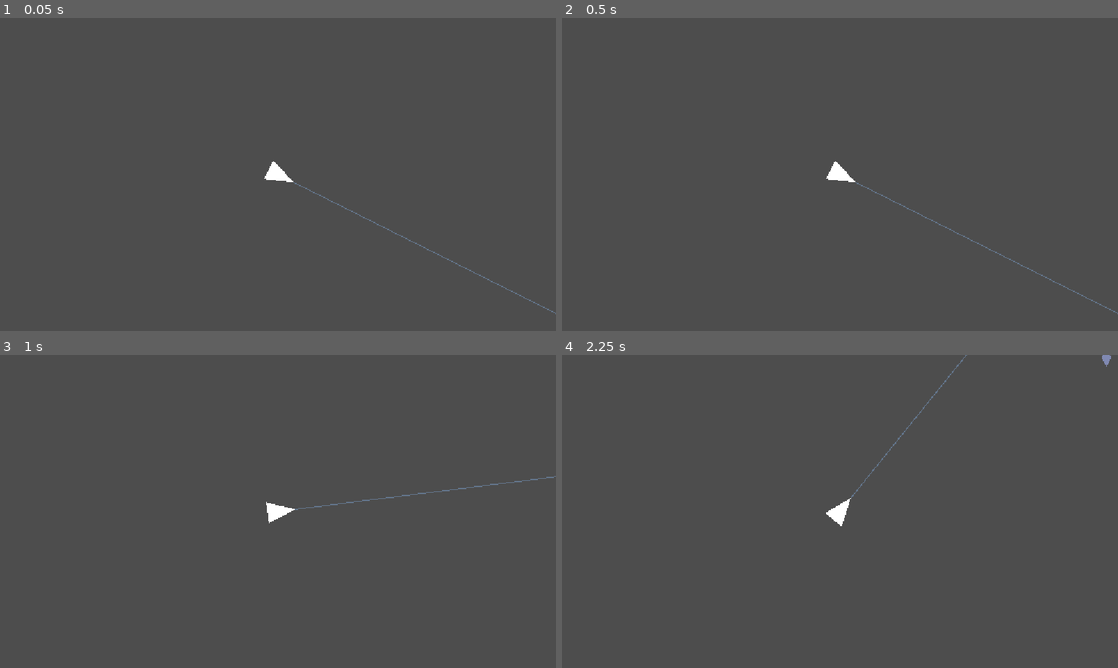
Above: before the commit, frames 1-4 (two rows, left to right).
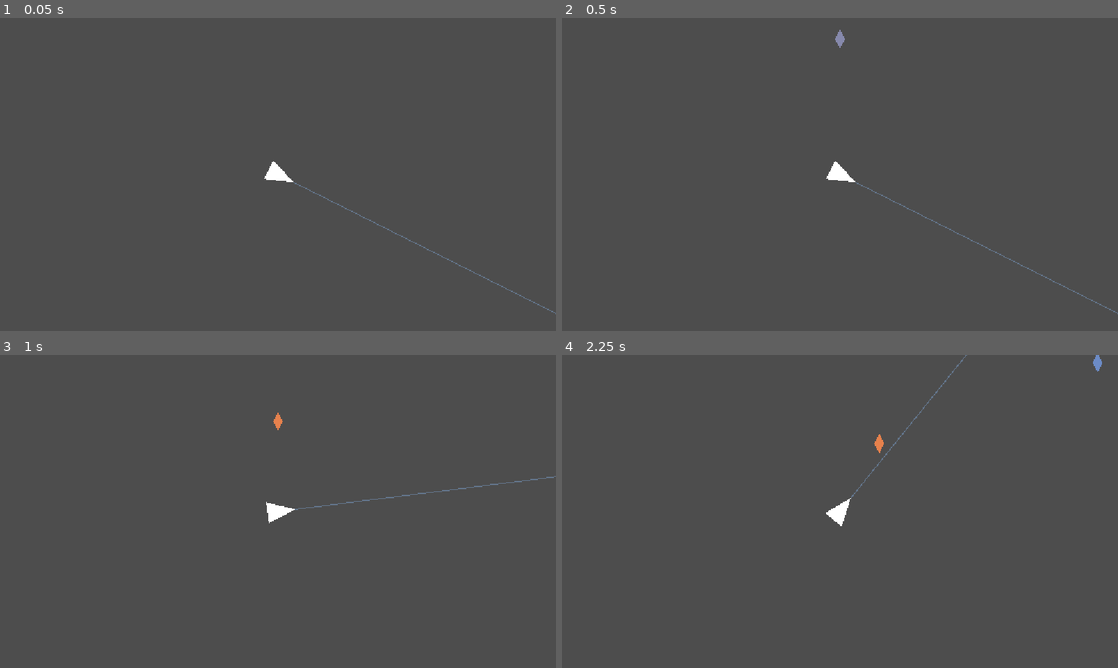
Above: after the commit, the same moments.

Repository: dreik123/MusicBullet
Game: Godot game, scene res://main.tscn
The game is run twice, just before and just after one commit, with the same random seed, the same clock (stepped at 60 frames per second) and the same inputs.
Inputs (mouse positions are in pixels of both pictures, inside the frame that each line leads up to):
- Up to frame 1 (0.05 s): no input
- Up to frame 2 (0.5 s): no input
- Up to frame 3 (1 s): tap Enter at 0.5 s; move the mouse to (400, 495) at 0.52 s; press the mouse at (400, 495) at 0.53 s
- Up to frame 4 (2.25 s): tap Space at 1.25 s; move the mouse to (728, 527) at 1.27 s; release the mouse at (728, 527) at 1.28 s; click (728, 527) at 1.35 s; move the mouse to (895, 442) at 2.02 s; press the mouse at (895, 442) at 2.03 s

Frame 1 is identical in both runs. In frame 2, less than 0.1% of the frame differs, in the area x 49-51%, y 3-10%; in frame 3, less than 0.1%; in frame 4, 0.2%, in the area x 56-99%, y 0-32%.

Commit message:
fixed wrong timing and color indication

Diff:
--- a/main.gd
+++ b/main.gd
@@ -12,6 +12,7 @@
 var recorded_notes = []
 var score = 0
 var note_travel_time = 2.0
+var level_ended = false
 
 var notes = [
 		{
@@ -19,15 +20,15 @@
 			"pitch": 60
 		},
 		{
-			"time": 0.5,
+			"time": 1.0,
 			"pitch": 62
 		},
 		{
-			"time": 1.0,
+			"time": 2.0,
 			"pitch": 64
 		},
 		{
-			"time": 1.5,
+			"time": 3.0,
 			"pitch": 62
 		},
 
@@ -38,8 +39,12 @@
 	spawn_due_notes()
 
 func _process(delta):
+	if level_ended:
+		return
+
 	music_time += delta
 	spawn_due_notes()
+	check_level_end()
 
 func spawn_due_notes():
 	while next_note_index < notes.size():
@@ -56,13 +61,24 @@
 	add_child(note)
 
 	var player_position = $Player.global_position
-	var spawn_radius = get_note_spawn_radius()
 	var spawn_angle = clamp(
 		-90.0 + (note_data["pitch"] - 60) * PITCH_ANGLE_STEP,
 		MIN_SPAWN_ANGLE,
 		MAX_SPAWN_ANGLE
 	)
-	note.global_position = player_position + Vector2.from_angle(deg_to_rad(spawn_angle)) * spawn_radius
+
+	var outward_direction = Vector2.from_angle(deg_to_rad(spawn_angle))
+	var far_outside_point = player_position + outward_direction * 5000.0
+	var viewport_rect = get_viewport_rect()
+	var entry_ratio = get_viewport_entry_ratio(far_outside_point, player_position, viewport_rect)
+
+	var spawn_point = player_position + outward_direction * get_note_spawn_radius()
+	if entry_ratio >= 0.0:
+		var boundary_point = far_outside_point.lerp(player_position, entry_ratio)
+		spawn_point = boundary_point + outward_direction * 50.0
+
+	note.global_position = spawn_point
+	note.note_speed = spawn_point.distance_to(player_position) / note_travel_time
 
 	note.setup(
 		note_data["time"] - note_travel_time,
@@ -89,3 +105,95 @@
 		)
 	)
 	return max(half_screen_diagonal, farthest_corner_distance) + NOTE_SPAWN_MARGIN
+
+func has_active_notes() -> bool:
+	for note in get_tree().get_nodes_in_group("notes"):
+		if not note.is_queued_for_deletion():
+			return true
+	return false
+
+func check_level_end():
+	if notes.is_empty():
+		end_level()
+		return
+
+	var all_spawned = next_note_index >= notes.size()
+	var none_active = not has_active_notes()
+
+	var last_note_time = notes.back()["time"]
+	var time_exceeded = music_time > last_note_time + 1.0
+
+	print("check_level_end: next_note_index=", next_note_index, " notes.size()=", notes.size(), " all_spawned=", all_spawned, " none_active=", none_active, " active_count=", get_tree().get_nodes_in_group("notes").size())
+	if (all_spawned and none_active) or time_exceeded:
+		end_level()
+
+func end_level():
+	print("end_level() called from context, level_ended was: ", level_ended)
+	level_ended = true
+	print("Level ended! Starting melody playback...")
+	play_recorded_melody()
+
+func play_recorded_melody():
+	# Wait 1.0 second for a clean transition before starting playback
+	await get_tree().create_timer(1.0).timeout
+	print("Melody playback started!")
+
+	var last_time = 0.0
+	for i in range(notes.size()):
+		var chart_note = notes[i]
+		var current_time = chart_note["time"]
+		var delay = current_time - last_time
+		if delay > 0.0:
+			await get_tree().create_timer(delay).timeout
+
+		# Check if this chart note was hit by searching in recorded_notes
+		var was_hit = false
+		for recorded in recorded_notes:
+			var orig_time = recorded["time"] - recorded["error"] + note_travel_time
+			if abs(orig_time - current_time) < 0.01 and recorded["pitch"] == chart_note["pitch"]:
+				was_hit = true
+				break
+
+		if was_hit:
+			print("Melody playback: playing pitch ", chart_note["pitch"], " at chart_time ", current_time)
+			play_melody_sound(chart_note["pitch"])
+		else:
+			print("Melody playback: silence (missed note) at chart_time ", current_time)
+
+		last_time = current_time
+	print("Melody playback finished!")
+
+func play_melody_sound(pitch: int):
+	var note_audio = $Player/NoteAudio
+	note_audio.pitch_scale = pow(2.0, (pitch - 60) / 12.0)
+	note_audio.play()
+
+func get_viewport_entry_ratio(start_position: Vector2, end_position: Vector2, viewport_rect: Rect2):
+	var delta = end_position - start_position
+	var p = [-delta.x, delta.x, -delta.y, delta.y]
+	var q = [
+		start_position.x - viewport_rect.position.x,
+		viewport_rect.end.x - start_position.x,
+		start_position.y - viewport_rect.position.y,
+		viewport_rect.end.y - start_position.y
+	]
+	var entry_ratio = 0.0
+	var exit_ratio = 1.0
+
+	for index in p.size():
+		if is_zero_approx(p[index]):
+			if q[index] < 0.0:
+				return -1.0
+			continue
+
+		var ratio = q[index] / p[index]
+		if p[index] < 0.0:
+			if ratio > exit_ratio:
+				return -1.0
+			entry_ratio = max(entry_ratio, ratio)
+		else:
+			if ratio < entry_ratio:
+				return -1.0
+			exit_ratio = min(exit_ratio, ratio)
+
+	return entry_ratio
--- a/note.gd
+++ b/note.gd
@@ -13,13 +13,16 @@
 
 @onready var visual = $Polygon2D
 
+func _ready():
+	print("Note created, groups: ", get_groups())
+
 func setup(note_time: float, note_pitch: int, note_target_position: Vector2, note_arrival_time: float):
 	time = note_time
 	pitch = note_pitch
 	arrival_time = note_arrival_time
 	target_position = note_target_position
 	direction = global_position.direction_to(target_position)
-	var entry_ratio = get_viewport_entry_ratio(global_position, target_position, get_viewport_rect())
+	var entry_ratio = get_parent().get_viewport_entry_ratio(global_position, target_position, get_viewport_rect())
 	if entry_ratio >= 0.0:
 		var entry_position = global_position.lerp(target_position, entry_ratio)
 		visible_duration = entry_position.distance_to(target_position) / note_speed
@@ -41,33 +44,3 @@
 		return
 
 	global_position += direction * note_speed * delta
-
-func get_viewport_entry_ratio(start_position: Vector2, end_position: Vector2, viewport_rect: Rect2):
-	var delta = end_position - start_position
-	var p = [-delta.x, delta.x, -delta.y, delta.y]
-	var q = [
-		start_position.x - viewport_rect.position.x,
-		viewport_rect.end.x - start_position.x,
-		start_position.y - viewport_rect.position.y,
-		viewport_rect.end.y - start_position.y
-	]
-	var entry_ratio = 0.0
-	var exit_ratio = 1.0
-
-	for index in p.size():
-		if is_zero_approx(p[index]):
-			if q[index] < 0.0:
-				return -1.0
-			continue
-
-		var ratio = q[index] / p[index]
-		if p[index] < 0.0:
-			if ratio > exit_ratio:
-				return -1.0
-			entry_ratio = max(entry_ratio, ratio)
-		else:
-			if ratio < entry_ratio:
-				return -1.0
-			exit_ratio = min(exit_ratio, ratio)
-
-	return entry_ratio
--- a/player.gd
+++ b/player.gd
@@ -44,6 +44,8 @@
 
 func _input(event):
 	if event.is_action_pressed("shoot"):
+		if get_tree().current_scene.get("level_ended"):
+			return
 		shoot()
 
 func shoot():
